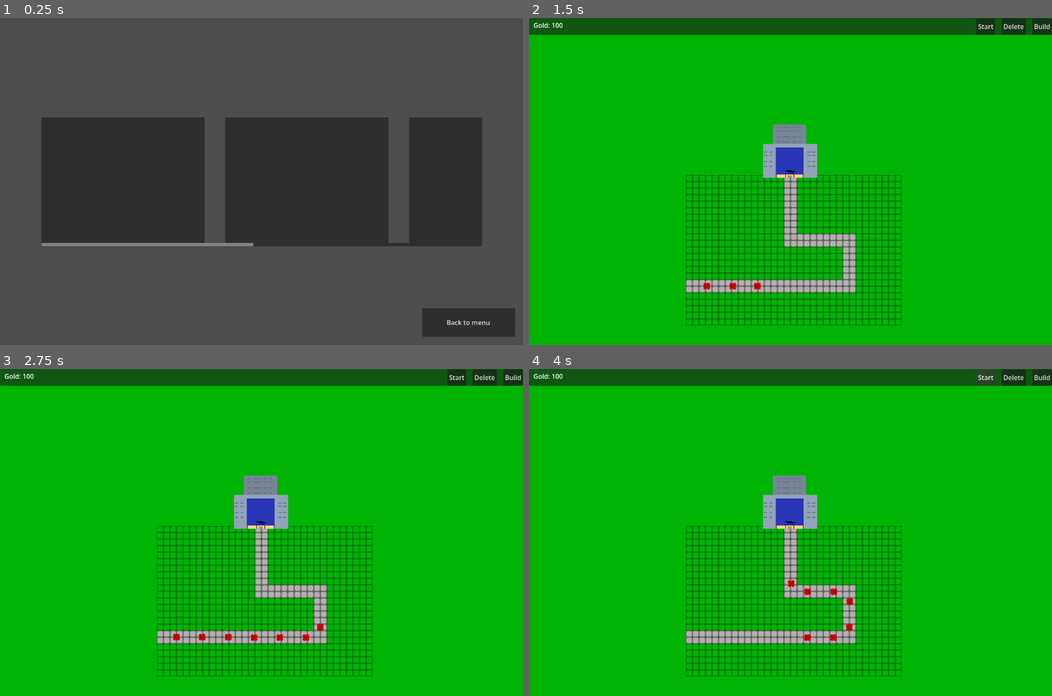
Above: before the commit, frames 1-4 (two rows, left to right).
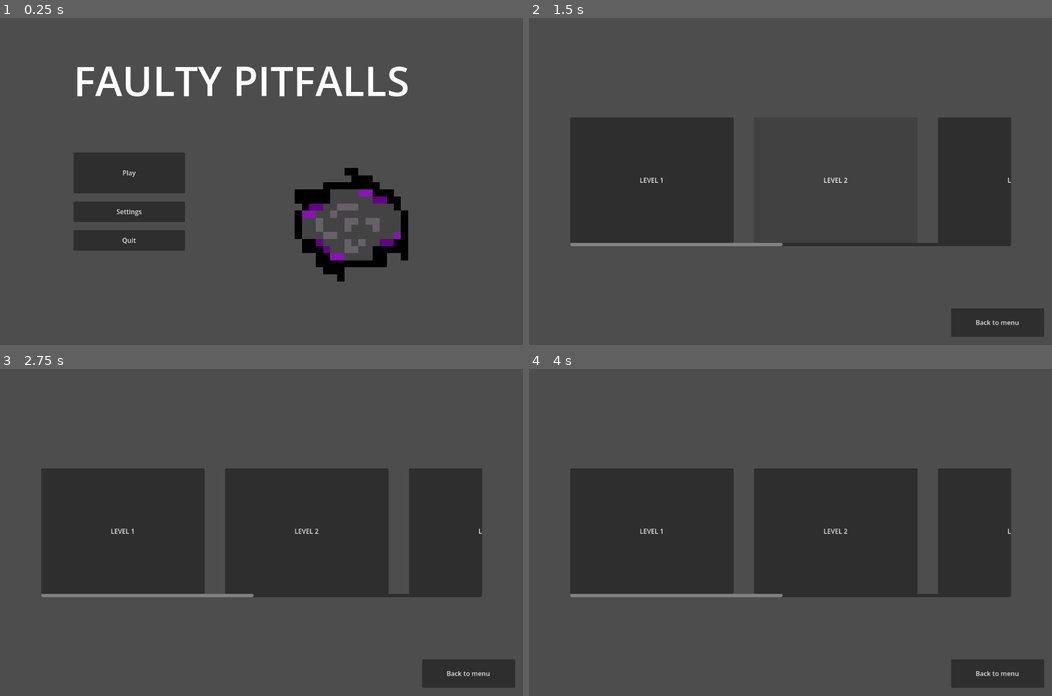
Above: after the commit, the same moments.

Repository: FrameXX/game-jam-02-2026
Game: Godot game, scene res://scenes/main_menu.tscn
Two runs of this game, one before a commit and one after it. Both use one fixed random seed, a clock stepped at 60 frames per second and the inputs below. Before the commit the project starts from res://scenes/level_menu.tscn.
Inputs (mouse positions are in pixels of both pictures, inside the frame that each line leads up to):
- Up to frame 1 (0.25 s): no input
- Up to frame 2 (1.5 s): click (649, 181) at 0.52 s; click (837, 181) at 1.25 s, where only the run after the commit has a clickable "LEVEL 2"
- Up to frame 3 (2.75 s): click (491, 532) at 2 s, where only the run after the commit has a clickable "LEVEL 3"
- Up to frame 4 (4 s): click (984, 378) at 2.75 s, where only the run before the commit has a clickable "Start"; click (984, 378) at 3.5 s, where only the run before the commit has a clickable "Start"

The runs differ from the first frame. In frame 1, 29% of the frame differs, in the area x 7-99%, y 14-98%; in frame 2, 100%; in frame 3, 100%, in the area x 0-100%, y 0-100%; in frame 4, 100%.

Commit message:
misc changes

Diff:
--- a/project.godot
+++ b/project.godot
@@ -11,7 +11,7 @@
 [application]
 
 config/name="Game Jam"
-run/main_scene="uid://8wof5o58fbdb"
+run/main_scene="uid://houtj6vtko84"
 config/features=PackedStringArray("4.6", "Forward Plus")
 config/icon="res://icon.svg"
 
--- a/scenes/enemies/basic.tscn
+++ b/scenes/enemies/basic.tscn
@@ -2,6 +2,9 @@
 
 [ext_resource type="Texture2D" uid="uid://bi6uckn5grmsg" path="res://assets/enemy_basic.png" id="1_t406m"]
 [ext_resource type="Script" uid="uid://buky14crnmqmh" path="res://scripts/basic_enemy_path_follow.gd" id="1_ucoov"]
+
+[sub_resource type="RectangleShape2D" id="RectangleShape2D_kc60j"]
+size = Vector2(16, 16)
 
 [node name="BasicEnemyPathFollow" type="PathFollow2D" unique_id=792703532]
 z_index = 1
@@ -10,3 +13,8 @@
 
 [node name="Sprite2D" type="Sprite2D" parent="." unique_id=1256431635]
 texture = ExtResource("1_t406m")
+
+[node name="Area2D" type="Area2D" parent="." unique_id=2014464727]
+
+[node name="CollisionShape2D" type="CollisionShape2D" parent="Area2D" unique_id=250282573]
+shape = SubResource("RectangleShape2D_kc60j")
--- a/scenes/level_menu.tscn
+++ b/scenes/level_menu.tscn
@@ -39,14 +39,17 @@
 [node name="level1" type="Button" parent="CanvasLayer/Control/ScrollContainer/HBoxContainer" unique_id=1121426369]
 custom_minimum_size = Vector2(400, 0)
 layout_mode = 2
+text = "LEVEL 1"
 
 [node name="level2_notworking" type="Button" parent="CanvasLayer/Control/ScrollContainer/HBoxContainer" unique_id=1625136041]
 custom_minimum_size = Vector2(400, 0)
 layout_mode = 2
+text = "LEVEL 2"
 
 [node name="level3_notworking" type="Button" parent="CanvasLayer/Control/ScrollContainer/HBoxContainer" unique_id=1246492795]
 custom_minimum_size = Vector2(400, 0)
 layout_mode = 2
+text = "LEVEL 3"
 
 [node name="level4_notworking" type="Button" parent="CanvasLayer/Control/ScrollContainer/HBoxContainer" unique_id=299402760]
 custom_minimum_size = Vector2(400, 0)
Renamed: scenes/animated_sprite_2d.gd -> scripts/animated_sprite_2d.gd
Renamed: scenes/animated_sprite_2d.gd.uid -> scripts/animated_sprite_2d.gd.uid
